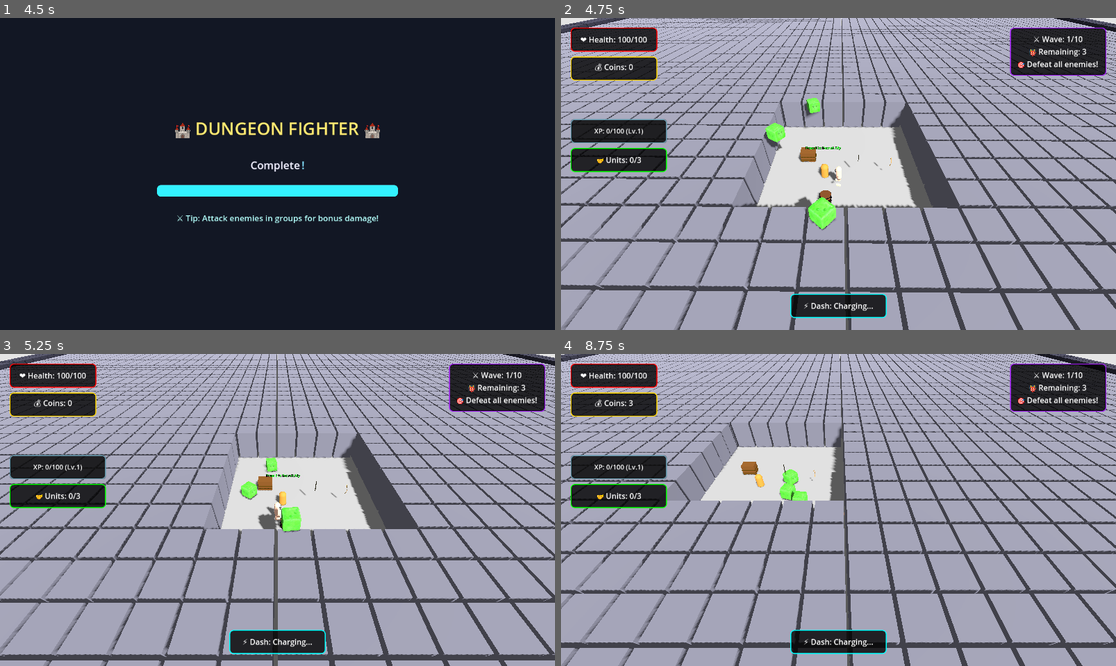
Above: before the commit, frames 1-4 (two rows, left to right).
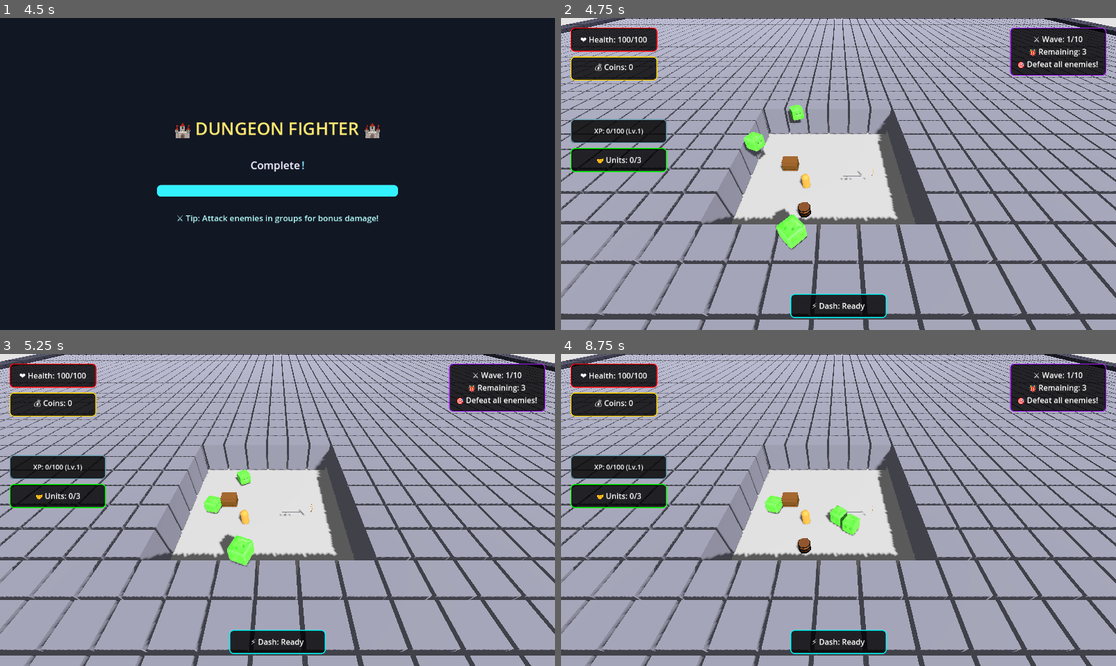
Above: after the commit, the same moments.

Repository: thaner66666666/game-1
Game: Godot game, scene res://Scenes/main.tscn
The game is run twice, just before and just after one commit, with the same random seed, the same clock (stepped at 60 frames per second) and the same inputs.
Inputs (mouse positions are in pixels of both pictures, inside the frame that each line leads up to):
- Up to frame 1 (4.5 s): tap Enter at 0.5, 4.25 s; move the mouse to (399, 158) at 0.52 s; hold D (move_right) 0.53-1.28 s; click (399, 158) at 0.6 s; move the mouse to (166, 189) at 1.27 s; hold S (move_down) 1.28-2.03 s; tap Space (dash) at 1.35, 3.5, 4.35 s; move the mouse to (333, 105) at 2.02 s; hold D (move_right) 2.03-2.78 s; hold Q (drop_weapon) 2.03-2.78 s; move the mouse to (249, 236) at 2.77 s; hold W (move_up) 2.78-3.53 s; tap E (interaction) at 2.85 s; click (249, 236) at 2.92 s; move the mouse to (444, 220) at 3.52 s; hold A (move_left) from 3.53 s (still down); click (444, 220) at 3.6 s; move the mouse to (111, 127) at 4.27 s
- Up to frame 2 (4.75 s): keep holding A (move_left)
- Up to frame 3 (5.25 s): move the mouse to (305, 510) at 5.02 s; release A (move_left) at 5.03 s; hold S (move_down) from 5.03 s (still down); hold Q (drop_weapon) from 5.03 s (still down); click (305, 510) at 5.17 s
- Up to frame 4 (8.75 s): move the mouse to (755, 432) at 5.77 s; release S (move_down) at 5.78 s; release Q (drop_weapon) at 5.78 s; hold D (move_right) 5.78-6.53 s; tap E (interaction) at 5.85 s; move the mouse to (960, 494) at 6.52 s; hold W (move_up) 6.53-7.28 s; click (960, 494) at 6.6 s; move the mouse to (727, 525) at 7.27 s; hold D (move_right) 7.28-8.03 s; tap Space (dash) at 7.35 s; click (727, 525) at 7.42 s; move the mouse to (894, 441) at 8.02 s; hold S (move_down) from 8.03 s (still down); hold Q (drop_weapon) from 8.03 s (still down)

Frame 1 is identical in both runs. In frame 2, 33% of the frame differs, in the area x 0-100%, y 0-100%; in frame 3, 34%; in frame 4, 37%.
Error after the commit: Parse Error: Could not resolve class "CharacterAppearanceManager", because of a parser error. (res://dot)

Commit message:
DEBUIG FEET

Diff:
--- a/allies/ally.gd
+++ b/allies/ally.gd
@@ -21,6 +21,13 @@
 @onready var left_hand_anchor := $LeftHandAnchor
 @onready var right_hand_anchor := $RightHandAnchor
 
+# Foot animation references - no strict typing to avoid crashes
+var left_foot
+var right_foot
+var left_foot_original_pos: Vector3
+var right_foot_original_pos: Vector3
+var animation_time: float = 0.0
+
 var player_ref: CharacterBody3D
 
 func _ready():
@@ -32,7 +39,8 @@
 	if health_component:
 		health_component.health_depleted.connect(_on_health_depleted)
 
-func _setup_components():
+# Use 'await' instead of 'yield' for Godot 4.x compatibility
+func _setup_components() -> void:
 	# Initialize each component with needed references
 	health_component.setup(self, max_health)
 	movement_component.setup(self, speed)
@@ -40,6 +48,8 @@
 	ai_component.setup(self)
 	health_component.ally_died.connect(_on_ally_died)
 	_create_character_appearance()
+	# Setup foot references after character appearance is created
+	await _setup_foot_references()
 	# Make hands visible by default
 	_ensure_hands_visible()
 	# Configure collision layers for separation
@@ -52,6 +62,43 @@
 	config["skin_tone"] = Color(0.7, 0.8, 1.0)  # Blue tint for allies
 	CharacterAppearanceManager.create_player_appearance(self, config)
 
+func _setup_foot_references() -> void:
+	# Wait multiple frames to ensure nodes are fully created
+	await get_tree().process_frame
+	await get_tree().process_frame
+
+	print("🦶 Debugging foot search for ally...")
+	print("🔍 Ally children: ", get_children().map(func(child): return child.name))
+
+	# Look for feet by name (they might have numbers appended like LeftFoot2, RightFoot2)
+	left_foot = get_node_or_null("LeftFoot")
+	right_foot = get_node_or_null("RightFoot")
+
+	# If not found, look for numbered versions
+	if not left_foot:
+		for child in get_children():
+			if child is MeshInstance3D and child.name.begins_with("LeftFoot"):
+				left_foot = child
+				break
+
+	if not right_foot:
+		for child in get_children():
+			if child is MeshInstance3D and child.name.begins_with("RightFoot"):
+				right_foot = child
+				break
+
+	if left_foot and right_foot:
+		left_foot_original_pos = left_foot.position
+		right_foot_original_pos = right_foot.position
+		print("✅ Found ally feet! LeftFoot: ", left_foot.name, " at ", left_foot.position)
+		print("✅ Found ally feet! RightFoot: ", right_foot.name, " at ", right_foot.position)
+	else:
+		print("❌ Could not find both feet")
+		if left_foot:
+			print("   - Found LeftFoot: ", left_foot.name)
+		if right_foot:
+			print("   - Found RightFoot: ", right_foot.name)
+
 func _find_player():
 	player_ref = get_tree().get_first_node_in_group("player")
 	if player_ref:
@@ -63,6 +110,26 @@
 		velocity.y -= ProjectSettings.get_setting("physics/3d/default_gravity") * delta
 	# Apply movement
 	move_and_slide()
+	# Animate feet based on movement (with safety checks)
+	animation_time += delta
+	if left_foot and right_foot and left_foot is MeshInstance3D and right_foot is MeshInstance3D:
+		CharacterAppearanceManager.animate_feet_walk(
+			left_foot, right_foot,
+			left_foot_original_pos, right_foot_original_pos,
+			animation_time, velocity, delta
+		)
+	elif animation_time > 1.0:  # Only try to find feet after 1 second
+		# Try to find feet again if they weren't found initially
+		if not left_foot:
+			left_foot = get_node_or_null("LeftFoot")
+			if left_foot and left_foot is MeshInstance3D:
+				left_foot_original_pos = left_foot.position
+				print("🦶 Found LeftFoot late!")
+		if not right_foot:
+			right_foot = get_node_or_null("RightFoot")
+			if right_foot and right_foot is MeshInstance3D:
+				right_foot_original_pos = right_foot.position
+				print("🦶 Found RightFoot late!")
 
 func take_damage(amount: int, attacker: Node = null):
 	health_component.take_damage(amount, attacker)
--- a/allies/ally.tscn
+++ b/allies/ally.tscn
@@ -35,3 +35,9 @@
 
 [node name="AIComponent" type="Node3D" parent="."]
 script = ExtResource("5_ai")
+
+[node name="LeftFoot" type="Node3D" parent="."]
+transform = Transform3D(1, 0, 0, 0, 1, 0, 0, 0, 1, -0.15, -0.9, 0.1)
+
+[node name="RightFoot" type="Node3D" parent="."]
+transform = Transform3D(1, 0, 0, 0, 1, 0, 0, 0, 1, 0.15, -0.9, 0.1)
--- a/dot gds/CharacterAppearanceManager.gd
+++ b/dot gds/CharacterAppearanceManager.gd
@@ -190,10 +190,14 @@
 	var height = cfg.get("height", -1.05) + 0.2 - 0.05
 	var scale_vec = Vector3(0.85 * 0.75, 0.85, 0.85)
 
+	print("🦶 Creating feet for character: ", character.name)
+
 	# Only BoxMesh is allowed for all foot shapes for safety and style consistency.
 	for i in [-1, 1]:
 		var foot = MeshInstance3D.new()
-		foot.name = "LeftFoot" if i < 0 else "RightFoot"
+		var foot_name = "LeftFoot" if i < 0 else "RightFoot"
+		foot.name = foot_name
+
 		var mesh = BoxMesh.new()
 		match shape:
 			"bare":
@@ -214,7 +218,14 @@
 		foot.mesh = mesh
 		foot.position = Vector3(i * dist, height, 0)
 		foot.material_override = SKIN_MATERIAL
+
+		# Add to character
 		character.add_child(foot)
+
+		# Force the name after adding (Godot sometimes auto-renames)
+		foot.name = foot_name
+
+		print("✅ Created foot: ", foot.name, " at position: ", foot.position, " actual name: ", foot.name)
 
 static func get_eye_z_position(body_radius: float) -> float:
 	# For skinny (radius ~0.15): Z = -0.15 (closer to center)
@@ -562,3 +573,57 @@
 	var interp_speed = clamp(delta * 16.0, 0.0, 1.0)
 	left_foot.position = left_foot.position.lerp(left_target, interp_speed)
 	right_foot.position = right_foot.position.lerp(right_target, interp_speed)
+
+
+static func _create_feet(character: CharacterBody3D, cfg := {}):
+	"""Floating feet with shape and position options.
+	All foot shapes use BoxMesh for safety and appropriateness."""
+	var shape = cfg.get("shape", "bare")
+	var size = cfg.get("size", FOOT_SIZE)
+	var dist = cfg.get("distance", 0.25)
+	var height = cfg.get("height", -1.05) + 0.2 - 0.05
+	var scale_vec = Vector3(0.85 * 0.75, 0.85, 0.85)
+
+	print("🦶 Creating feet for character: ", character.name)
+
+	# Clear any existing feet first to prevent naming conflicts
+	var existing_left = character.get_node_or_null("LeftFoot")
+	var existing_right = character.get_node_or_null("RightFoot")
+	if existing_left:
+		existing_left.queue_free()
+	if existing_right:
+		existing_right.queue_free()
+
+	# Only BoxMesh is allowed for all foot shapes for safety and style consistency.
+	for i in [-1, 1]:
+		var foot = MeshInstance3D.new()
+		var foot_name = "LeftFoot" if i < 0 else "RightFoot"
+
+		var mesh = BoxMesh.new()
+		match shape:
+			"bare":
+				mesh.size = Vector3(size.x * 1.7, size.y * 2.5, size.z * 1.7)
+				foot.scale = scale_vec
+			"boot":
+				mesh.size = Vector3(size.x * 1.8, size.y * 2.5, size.z * 1.9)
+				foot.scale = scale_vec
+			"small":
+				mesh.size = Vector3(size.x * 1.2, size.y * 2.2, size.z * 1.2)
+				foot.scale = scale_vec
+			"wide":
+				mesh.size = Vector3(size.x * 2.2, size.y * 2.5, size.z * 2.2)
+				foot.scale = scale_vec
+			_:
+				mesh.size = Vector3(size.x * 1.2, size.y * 2.2, size.z * 1.2)
+				foot.scale = scale_vec
+		foot.mesh = mesh
+		foot.position = Vector3(i * dist, height, 0)
+		foot.material_override = SKIN_MATERIAL
+
+		# Set name before adding to prevent conflicts
+		foot.name = foot_name
+
+		# Add to character
+		character.add_child(foot)
+
+		print("✅ Created foot: ", foot.name, " at position: ", foot.position, " final name: ", foot.name)
